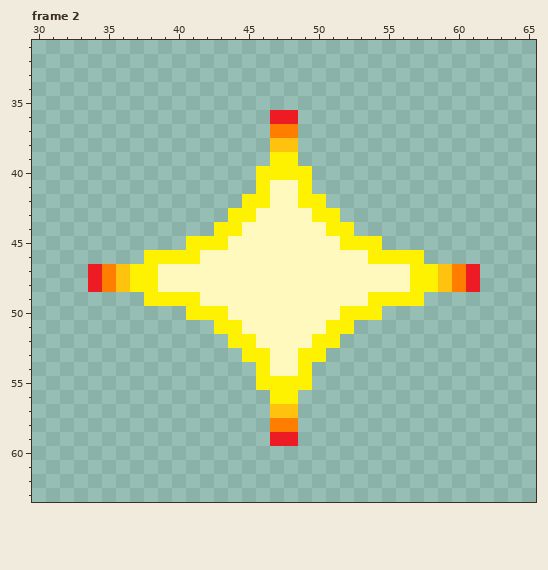
One commit to this animated GIF sprite: Assets/Sprites/BombPlant/BombExplosion.gif. That is the earlier state.
The file is 96x96 pixels, 12 frames. Colours within 5 levels of each other are drawn and written as one. Shown: frame 2: x 30..65, y 31..63.
After the commit:
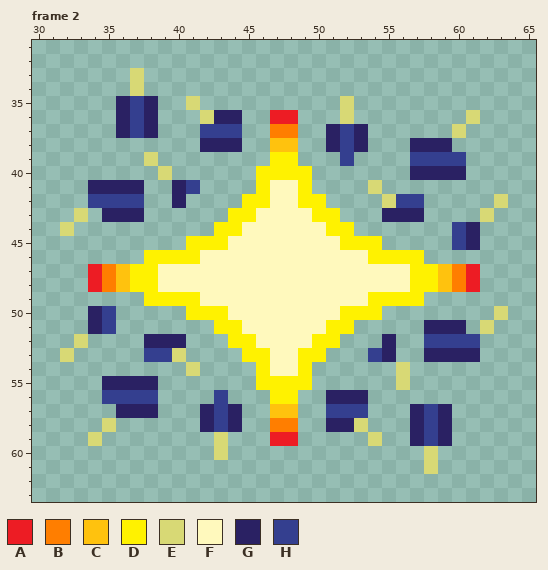
Palette (. is transparent): A #ed1c24  B #ff7e00  C #ffc20e  D #fff200  E #d8d975  F #fff9bd  G #2a2163  H #343f8f
Changes in this commit:
Changed rows in their new state; - is an unchanged pixel.
Frame 2:
first column x 32:
33 -----E--------------------------
34 -----E--------------------------
35 ----GHG--E----------E-----------
36 ----GHG---EGG-------E--------E--
37 ----GHG---HHH------GHG------E---
38 ----------GGG------GHG---GGG----
39 ------E-------------H----HHHH---
40 -------E-----------------GGGG---
41 --GGGG--GH------------E---------
42 --HHHH--G--------------EHH-----E
43 -E-GGG-----------------GGG----E-
44 E---------------------------HG--
45 ----------------------------HG--
first column x 32:
50 --GH---------------------------E
51 --GH----------------------GGG-E-
52 -E----GGG--------------G--HHHH--
53 E-----HHE-------------HG--GGGG--
54 ---------E--------------E-------
55 ---GGGG-----------------E-------
56 ---HHHH----H-------GGG----------
57 ----GGG---GHG------HHH---GHG----
58 ---E------GHG------GGE---GHG----
59 --E--------E----------E--GHG----
60 -----------E--------------E-----
61 --------------------------E-----
